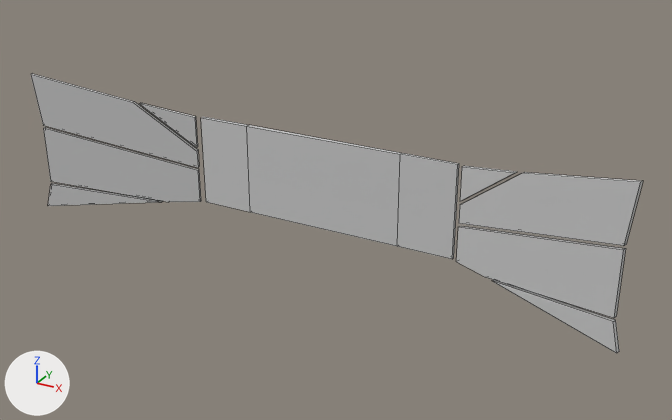
An edit to the FBX model Unity/Assets/_Art/HomeCourt/meshs/BallroomDisplay_001.FBX, drawn before and after from the same camera.
One viewpoint serves both versions: a 50 mm camera at (2.76, -2.43, 2.86) aimed at (0.19, 2.24, 0.53). Arrows for +X, +Y and +Z are at lower left; the lights stay in place. Mesh edges are drawn as thin lines. Where no turn or scale is listed for an object, it has been applied to the vertices.

The first picture shows 'display_001', 'display_002', 'display_003'.
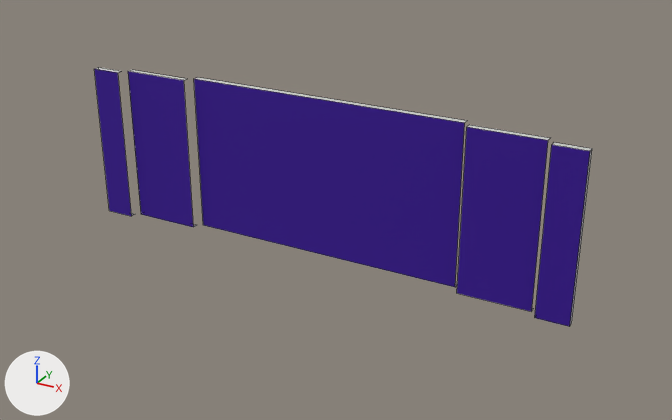
Changed parts and their boxes (x1, y1, x2, y2) in the pictures (672 x 420 px):
'display_001', recoloured, reshaped, moved, rescaled (93% wider, 83% taller): before (201, 117, 459, 259); after (94, 67, 592, 327)
'display_002', deleted: before (456, 166, 643, 353)
'display_003', deleted: before (31, 74, 201, 206)

The change in detail:
Material '02 - Default' (mat_02___default) changes colour from light grey #cacaca to purple #350093; in linear values from (0.588, 0.588, 0.588) to (0.0353, 0.0, 0.29).
me_mesh_001 is used by ob_display_001; location (0.0, 2.395, 0.607); scale (0.01, 0.01, 0.01).
me_mesh_001 had 16 vertices, 11 faces and spanned x -92.0..92.0, y -1.0..1.0, z -31.0..31.0.
me_mesh_001 now has 40 vertices, 17 faces and spans x -99.0..99.0, y -8.0..1.0, z -31.0..31.0.
Part 1, on me_mesh_001:
6 faces are deleted.
4 vertices in x 92.0, y -1.0..1.0, z -31.0..31.0 move by (7.0, -7.0, 0.0).
4 vertices in x -92.0, y -1.0..1.0, z -31.0..31.0 move by (-7.0, -7.0, 0.0).
16 vertices are added at x -87.0..87.0, y -8.0..-2.0, z -31.0..31.0.
8 new vertices lie (28.0, 0.0, 0.0) away from vertices in x -85.0..57.0, y -5.0..-2.0, z -31.0..31.0.
8 new faces join them, mat_01___default (light grey #cacaca).
4 new faces join them, mat_02___default (purple #350093).
Object 'display_003' (ob_display_003) is deleted.
Object 'display_002' (ob_display_002) is deleted.
Object 'display_001' (ob_display_001) moves from (0.0, 2.395, 0.607) to (0.0, 2.396, 0.649).
Object 'display_001' (ob_display_001) is rescaled from (0.01, 0.01, 0.01) to (0.0173, 0.0173, 0.0173).
